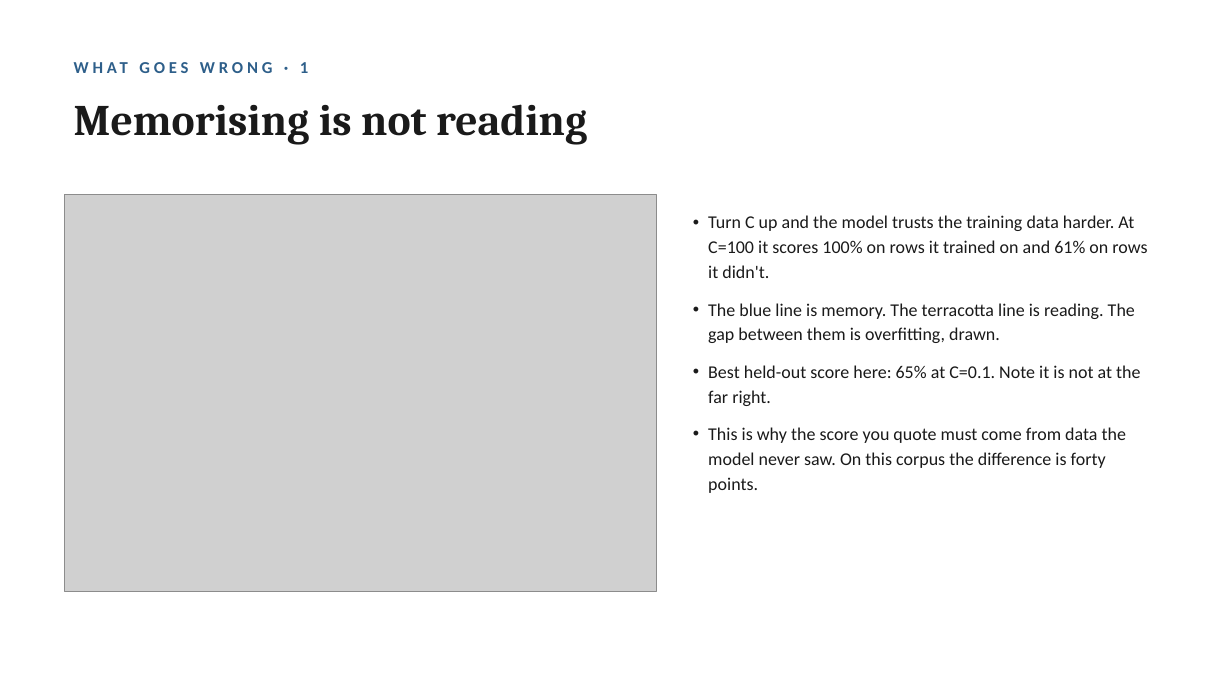
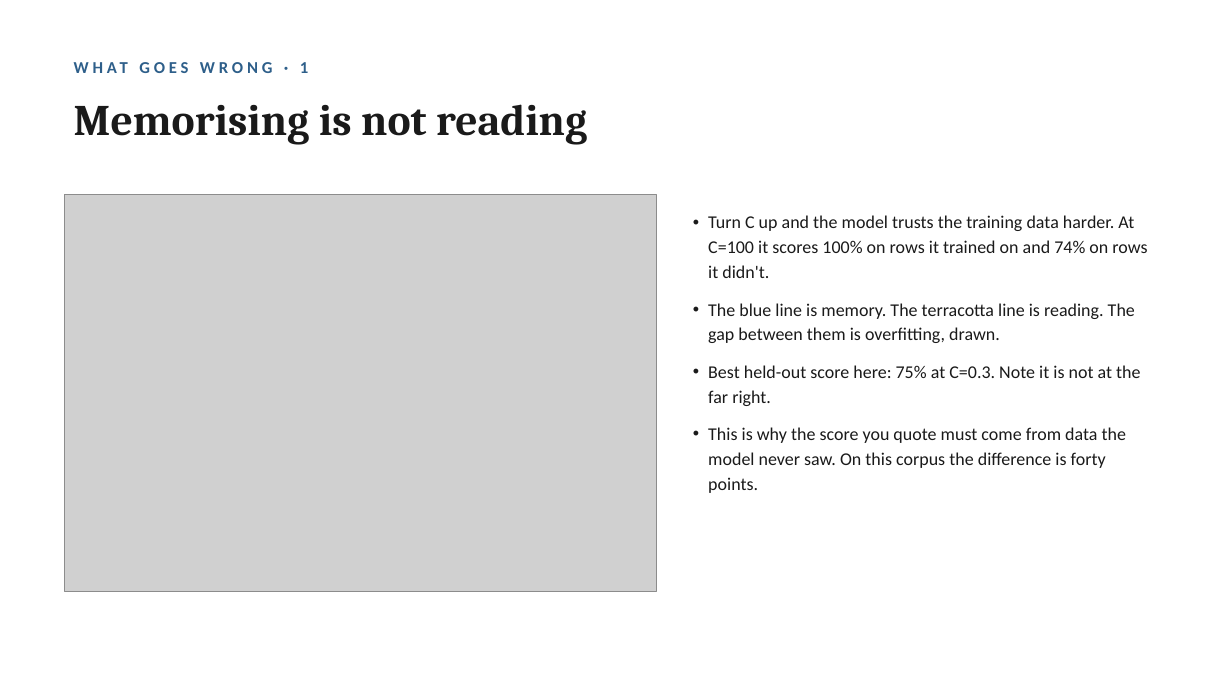
Before and after one commit to lucianli123/culture-as-data-2026, a slide deck: slide 11 of slides/week-03-lecture-draft.pptx. Drawn at 1232x693 pixels with LibreOffice and Linux fonts; fonts in the diff are those of the drawing; grey boxes stand for pictures. Boxes give left, top, right and bottom in pixels: in the first picture for what was removed or moved away, otherwise in the second. Text is boxed around its words. In the diff, an @@ line names an element or a change of style, - is before the commit and + after.

```diff
--- a/slides/week-03-lecture-draft.pptx
+++ b/slides/week-03-lecture-draft.pptx
@@ text at (708,215,1147,278): text changed @@
-• Turn C up and the model trusts the training data harder. At C=100 it scores 100% on rows it trained on and 61% on rows it didn't.
+• Turn C up and the model trusts the training data harder. At C=100 it scores 100% on rows it trained on and 74% on rows it didn't.
@@ text at (708,365,1140,406): text changed @@
-• Best held-out score here: 65% at C=0.1. Note it is not at the far right.
+• Best held-out score here: 75% at C=0.3. Note it is not at the far right.
```
Also in this commit, not shown: 6 other slides changed, 14 other files.
